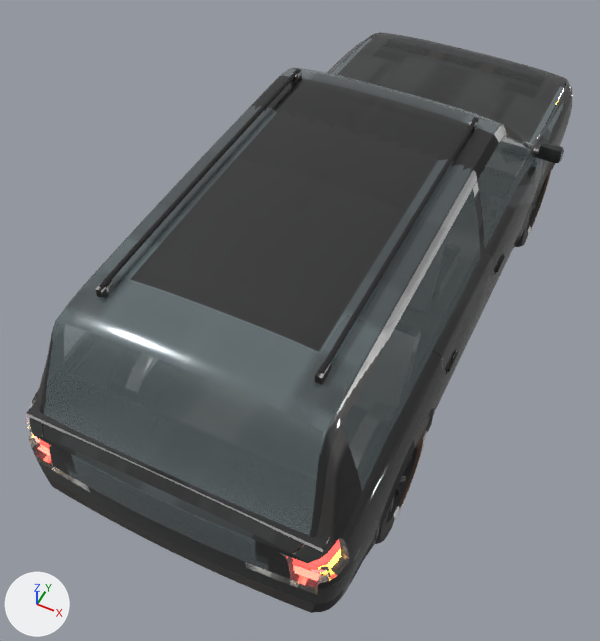
The glTF model game/assets/vehicles/suv.glb, before and after one commit.
Before and after are seen from a 50 mm lens placed at (1.56, -3.99, 4.7), pointed at (-0.14, -0.58, 0.44). Every picture has the same lights, and +X, +Y and +Z are marked at lower left. The picture after the commit comes second. Objects named as collision shapes, trigger or cutter boxes, shadow casters or lower levels of detail are left out. Where no turn or scale is listed for an object, it has been applied to the vertices. Vertices at exactly the same position are counted once.

The first picture shows 'bumper_f', 'bumper_r', 'door_fr', 'hood', 'lod0', 'trunk', 'wheel_fr', 'wheel_rr', 'window_r', 'window_rear' and 1 more.
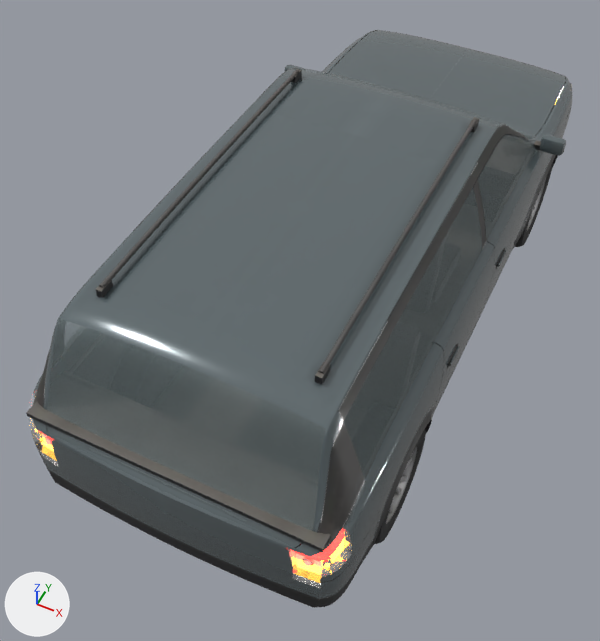
The change, as a list of edits to the scene's bpy script:
```text
Change me_lod0:
    remove me_lod0.from_pydata(...)  # 4252 vertices, 7804 faces; spans x -0.99..0.99, y -2.45..2.46, z 0.27..1.77
    add me_lod0.from_pydata(...)  # 4373 vertices, 8044 faces; spans x -0.99..0.99, y -2.42..2.4, z 0.27..1.77
    me_lod0 part 1: the loose piece of 56 vertices spanning x 0.98..0.99, y -0.9..-0.75, z 0.86..0.89 is moved by (0.0, 0.0, 0.05)
    me_lod0 part 2: 1067 vertices moved from x -0.98..0.98, y -2.36..2.42, z 0.29..1.71 to x -0.98..0.98, y -2.35..2.33, z 0.29..1.7; 1011 vertices removed from x -0.98..0.98, y -2.45..2.46, z 0.28..1.7; 1068 vertices added at x -0.98..0.98, y -2.42..2.4, z 0.27..1.67
    me_lod0 part 3: 4832 kept faces spanning x -0.99..0.99, y -2.35..2.33, z 0.27..1.77 get new texture (UV) coordinates
    me_lod0 part 4: 6 faces spanning x -0.93..0.93, y -2.13..-2.06, z 1.14..1.16 switch from mat_atlas to mat_paint
    other edits to the shape of me_lod0 do not show in these pictures
Change me_bumper_f:
    remove me_bumper_f.from_pydata(...)  # 1152 vertices, 2218 faces; spans x -0.97..0.97, y -0.44..0.22, z -0.11..0.58
    add me_bumper_f.from_pydata(...)  # 1170 vertices, 2250 faces; spans x -0.96..0.96, y -0.38..0.22, z -0.11..0.63
    me_bumper_f part 5: 39 vertices moved within x -0.91..0.91, y -0.11..0.21, z -0.07..0.51; 1045 vertices removed from x -0.97..0.97, y -0.44..0.22, z -0.11..0.58; 1063 vertices added at x -0.96..0.96, y -0.38..0.22, z -0.11..0.63
Change me_bumper_r:
    remove me_bumper_r.from_pydata(...)  # 438 vertices, 784 faces; spans x -0.97..0.97, y -0.2..0.38, z -0.16..0.35
    add me_bumper_r.from_pydata(...)  # 344 vertices, 600 faces; spans x -0.97..0.97, y -0.2..0.35, z -0.16..0.38
    me_bumper_r part 6: 12 vertices moved within x -0.94..0.94, y -0.15..0.05, z 0.01..0.35; 286 vertices removed from x -0.97..0.97, y -0.2..0.38, z -0.16..0.35; 264 vertices added at x -0.97..0.97, y -0.2..0.35, z -0.16..0.38
    me_bumper_r part 7: 8 kept faces spanning x -0.94..0.94, y -0.15..0.05, z -0.08..0.32 get new texture (UV) coordinates
    other edits to the shape of me_bumper_r do not show in these pictures
    remove me_bumper_r.materials.append(mat_lamp_indicator_r)
    remove me_bumper_r.materials.append(mat_lamp_indicator_l)
Change me_door_fr:
    remove me_door_fr.from_pydata(...)  # 394 vertices, 712 faces; spans x -0.224..0.117, y -1.188..0.002, z -0.668..0.662
    add me_door_fr.from_pydata(...)  # 394 vertices, 712 faces; spans x -0.225..0.116, y -1.188..0.002, z -0.716..0.625
    me_door_fr part 8: 264 of 394 vertices moved; they spanned x -0.224..0.022, y -1.188..0.002, z -0.668..0.662 and now span x -0.225..0.019, y -1.188..0.002, z -0.716..0.625; mean shift (-0.001, 0.0, -0.008); largest move (-0.059, -1.187, -0.665) -> (-0.06, -1.187, -0.713)
    other edits to the shape of me_door_fr do not show in these pictures
Change me_hood:
    remove me_hood.from_pydata(...)  # 302 vertices, 540 faces; spans x -0.86..0.86, y 0.0..1.12, z -0.14..0.0
    add me_hood.from_pydata(...)  # 319 vertices, 572 faces; spans x -0.86..0.86, y 0.0..1.07, z -0.14..0.0
    me_hood part 9: 146 vertices moved from x -0.86..0.86, y 0.0..1.12, z -0.14..-0.02 to x -0.86..0.86, y 0.0..1.03, z -0.13..-0.01; 50 vertices removed from x -0.86..0.86, y 0.32..1.12, z -0.14..-0.05; 67 vertices added at x -0.86..0.86, y 0.32..1.07, z -0.14..-0.04
    me_hood part 10: 400 kept faces spanning x -0.86..0.86, y 0.0..1.03, z -0.13..0.0 get new texture (UV) coordinates
Change me_trunk:
    where me_trunk.from_pydata(...)  # 70 vertices, 94 faces; spans x -0.77..0.77, y -0.11..0.01, z -0.09..0.0
    me_trunk part 11: texture (UV) coordinates of 94 of 94 faces, centred in x -0.77..0.77, y -0.09..0.0, z -0.07..-0.01, changed; they spanned u 0.55..0.98, v 0.14..0.71 and now span u 0.43..0.98, v 0.3..0.99
Change me_wheel_fr:
    where me_wheel_fr.from_pydata(...)  # 787 vertices, 1402 faces; spans x -0.127..0.127, y -0.38..0.38, z -0.38..0.38
    used by ob_wheel_fr; parent = ob_lod0; location = (0.84, 1.43, 0.38)
    me_wheel_fr part 12: texture (UV) coordinates of 1402 of 1402 faces, centred in x -0.127..0.127, y -0.376..0.376, z -0.376..0.376, changed; they spanned u 0.0..0.99, v 0.22..0.98 and now span u 0.22..0.99, v 0.0..0.95
Change ob_bumper_f:
    ob_bumper_f.location: (0.0, 2.31, 0.4) -> (0.0, 2.25, 0.4)
Change ob_bumper_r:
    ob_bumper_r.location: (0.0, -2.25, 0.45) -> (0.0, -2.22, 0.45)
Change ob_door_fl:
    ob_door_fl.location: (-0.967, 1.129, 0.938) -> (-0.967, 1.129, 0.986)
Change ob_door_fr:
    ob_door_fr.location: (0.967, 1.129, 0.938) -> (0.967, 1.129, 0.986)
Change ob_hood:
    ob_hood.location: (0.0, 1.217, 1.08) -> (0.0, 1.217, 1.125)
Change ob_trunk:
    ob_trunk.location: (0.0, -2.33, 1.125) -> (0.0, -2.3, 1.125)
Change ob_window_r:
    ob_window_r.location: (0.815, -1.129, 1.433) -> (0.815, -1.129, 1.465)
Change ob_window_rear:
    ob_window_rear.location: (0.0, -2.205, 1.4) -> (0.0, -2.18, 1.4)
```

Changed parts and their boxes [x1, y1, x2, y2] in the pictures (600 x 641 px; the box of a moved part takes in the faces that stretch with it):
'lod0', reshaped: before [26, 32, 573, 589]; after [26, 30, 573, 583]
'window_rear', moved: before [44, 322, 324, 535]; after [47, 319, 326, 531]
'hood', reshaped, moved: before [333, 33, 566, 144]; after [329, 30, 566, 137]
'window_r', moved: before [342, 189, 480, 491]; after [344, 188, 482, 480]
'bumper_r', reshaped, moved: before [34, 454, 380, 613]; after [38, 450, 381, 608]
'door_fr', reshaped, moved: before [476, 136, 564, 325]; after [477, 134, 566, 322]
'trunk', surface changed, moved: before [43, 424, 304, 554]; after [47, 425, 301, 549]
'bumper_f', reshaped, moved (mostly hidden): before [380, 32, 572, 145]; after [383, 30, 572, 138]
'door_fl', moved (not visible before): after [285, 65, 301, 71]
part 1 of me_lod0, moved or reshaped: before [448, 352, 458, 372]; after [449, 346, 459, 366]
part 2 of me_lod0, moved or reshaped: before [26, 32, 573, 589]; after [28, 30, 573, 583]
part 3 of me_lod0, surface changed: [26, 67, 572, 552] in both
part 4 of me_lod0, recoloured: before [346, 489, 362, 515]; after [41, 374, 363, 516]
part 6 of me_bumper_r, moved or reshaped: before [34, 454, 380, 612]; after [38, 450, 381, 608]
part 7 of me_bumper_r, surface changed: before [311, 592, 345, 613]; after [314, 587, 347, 608]
part 8 of me_door_fr, moved or reshaped: before [477, 136, 543, 323]; after [477, 135, 545, 322]
part 9 of me_hood, moved or reshaped: before [333, 33, 566, 144]; after [329, 30, 566, 137]
part 10 of me_hood, surface changed: before [335, 33, 566, 144]; after [329, 31, 566, 137]
part 12 of me_wheel_fr, surface changed: [375, 162, 553, 544] in both
